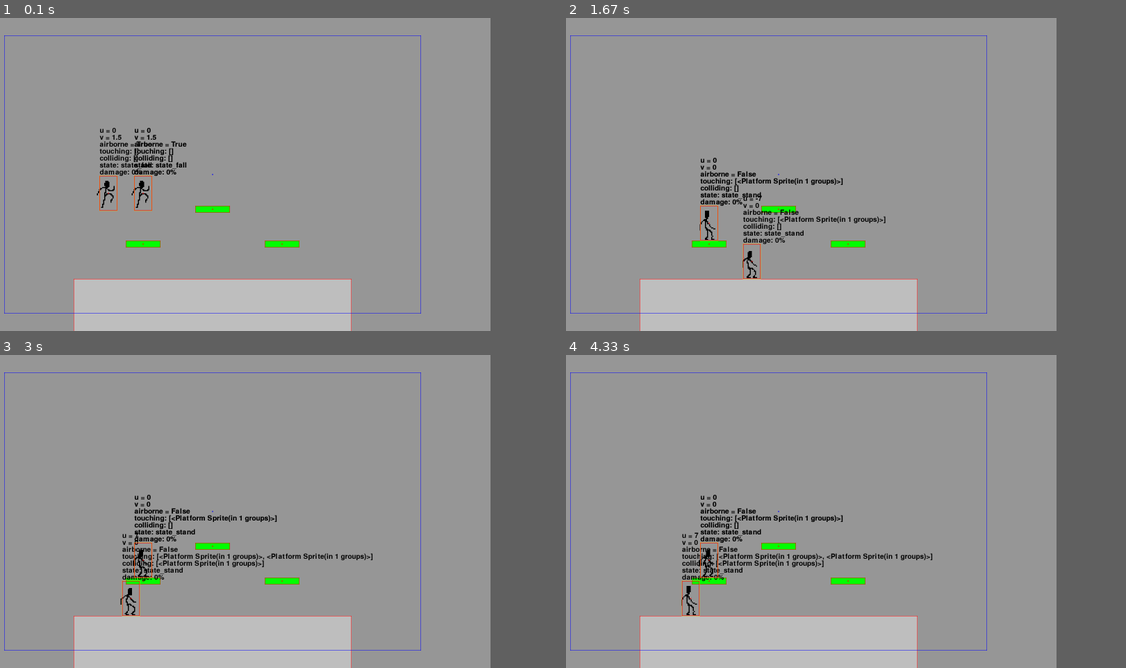
Above: before the commit, frames 1-4 (two rows, left to right).
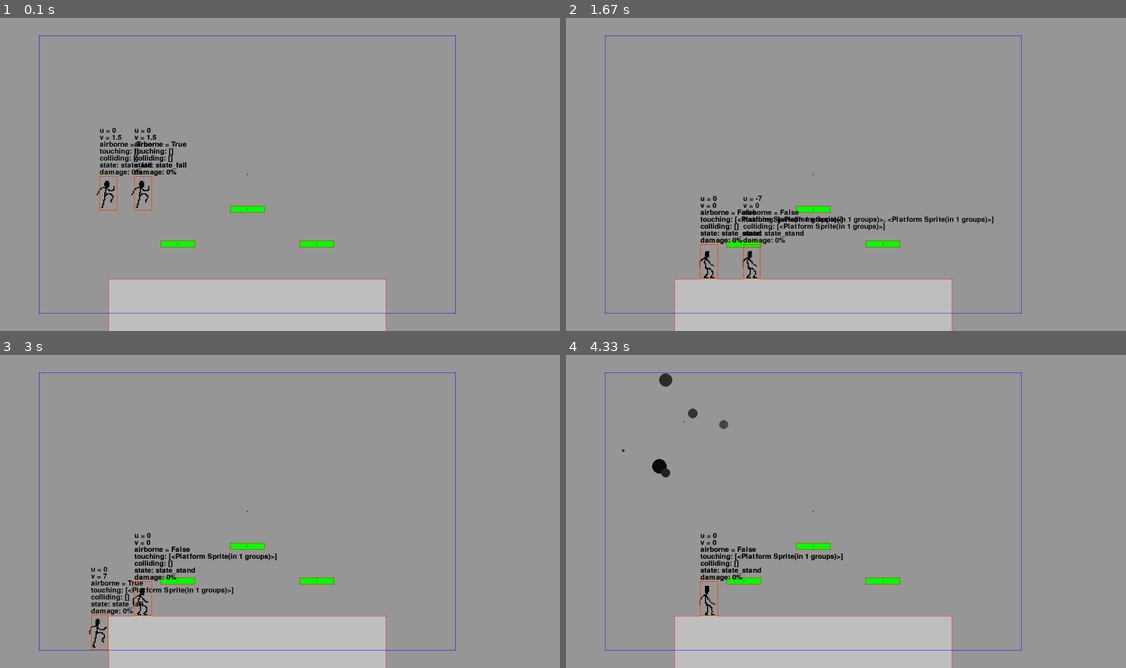
Above: after the commit, the same moments.

Repository: binnev/pygame_sandbox
Game: pygame game, started from fighting_game/__main__.py
Two runs of this game, one before a commit and one after it. Both use one fixed random seed, a clock stepped at 60 frames per second and the inputs below.
Inputs:
- Up to frame 1 (0.1 s): no input
- Up to frame 2 (1.67 s): hold D 0.33-0.8 s; hold D 0.83-1.3 s; hold A from 1.33 s (still down)
- Up to frame 3 (3 s): release A at 1.87 s; hold A 2.23-2.63 s; hold D from 2.67 s (still down)
- Up to frame 4 (4.33 s): release D at 3.3 s; hold A 3.73-4.2 s; hold D from 4.23 s (still down)
In our replay, the window is 800x450 before the commit and 900x450 after it. These sizes can differ from the game's own. Grey fills any space a smaller window leaves; there, only what the larger window draws over its background counts as a difference.

The runs differ from the first frame. In frame 1, 3.4% of the frame differs, in the area x 0-82%, y 5-100%; in frame 2, 5.1%; in frame 3, 6.0%; in frame 4, 5.8%.

Commit message:
Small fixes

Diff:
--- a/fighting_game/conf.py
+++ b/fighting_game/conf.py
@@ -1,3 +1,3 @@
 FPS = 60
-SCREEN_WIDTH = 1600
+SCREEN_WIDTH = 1800
 SCREEN_HEIGHT = 900
--- a/fighting_game/game.py
+++ b/fighting_game/game.py
@@ -1,12 +1,12 @@
 import sys
 
 from fighting_game.scenes import *
-
+from fighting_game.conf import *
 
 class FightingGame(Scene):
-    fps = 60
-    window_width = 1600
-    window_height = 900
+    fps = FPS
+    window_width = SCREEN_WIDTH
+    window_height = SCREEN_HEIGHT
     window_caption = "FIGHTING GAME"
     frame_duration = 3
     font_name = "ubuntu"
--- a/fighting_game/inputs.py
+++ b/fighting_game/inputs.py
@@ -1,7 +1,6 @@
 import pygame
 
 from base.inputs.keyboard import KeyboardInputQueue
-from base.inputs.queue import InputQueue, Empty
 
 
 class FightingGameInput:
--- a/fighting_game/levels.py
+++ b/fighting_game/levels.py
@@ -96,39 +96,6 @@
             angle = 270
         return angle
 
-class DefaultLevel(Level):
-    def __init__(self):
-        super().__init__()
-        COURT_WIDTH = 1300
-        NET_HEIGHT = 250 - 120
-
-        self.ground = Platform(0, 0, COURT_WIDTH, 30)
-        self.ground.x = SCREEN_WIDTH // 2
-        self.ground.y = SCREEN_HEIGHT - 50
-
-        self.net = Platform(0, 0, 10, NET_HEIGHT)
-        self.net.x = SCREEN_WIDTH // 2
-        self.net.y = SCREEN_HEIGHT - 300
-
-        self.net2 = Platform(0, 0, 10, NET_HEIGHT // 4)
-        self.net2.x = SCREEN_WIDTH // 2
-        self.net2.y = SCREEN_HEIGHT - 75
-
-        self.droppable = Platform(SCREEN_WIDTH // 4, 500, 300, 40, droppable=True)
-        self.droppable2 = Platform(SCREEN_WIDTH // 4, 400, 300, 20, droppable=True)
-        self.droppable3 = Platform(SCREEN_WIDTH * 3 // 4 - 120, 400, 100, 20, droppable=True)
-        self.droppable4 = Platform(SCREEN_WIDTH * 3 // 4, 400, 100, 20, droppable=True)
-
-        self.add_platform(
-            self.ground,
-            self.net,
-            self.net2,
-            self.droppable,
-            self.droppable2,
-            self.droppable3,
-            self.droppable4,
-        )
-
 
 class Battlefield(Level):
     def __init__(self):
--- a/vfx_sandbox/lighting_test.py
+++ b/vfx_sandbox/lighting_test.py
@@ -438,7 +438,7 @@
 
         # draw stuff
         if screen_shake:
-            temp_surf = Surface(window.get_size())#.convert_alpha()
+            temp_surf = Surface(window.get_size())
             temp_surf.fill((50, 50, 50))
             screen_shake -= 1
             magnitude = 10
